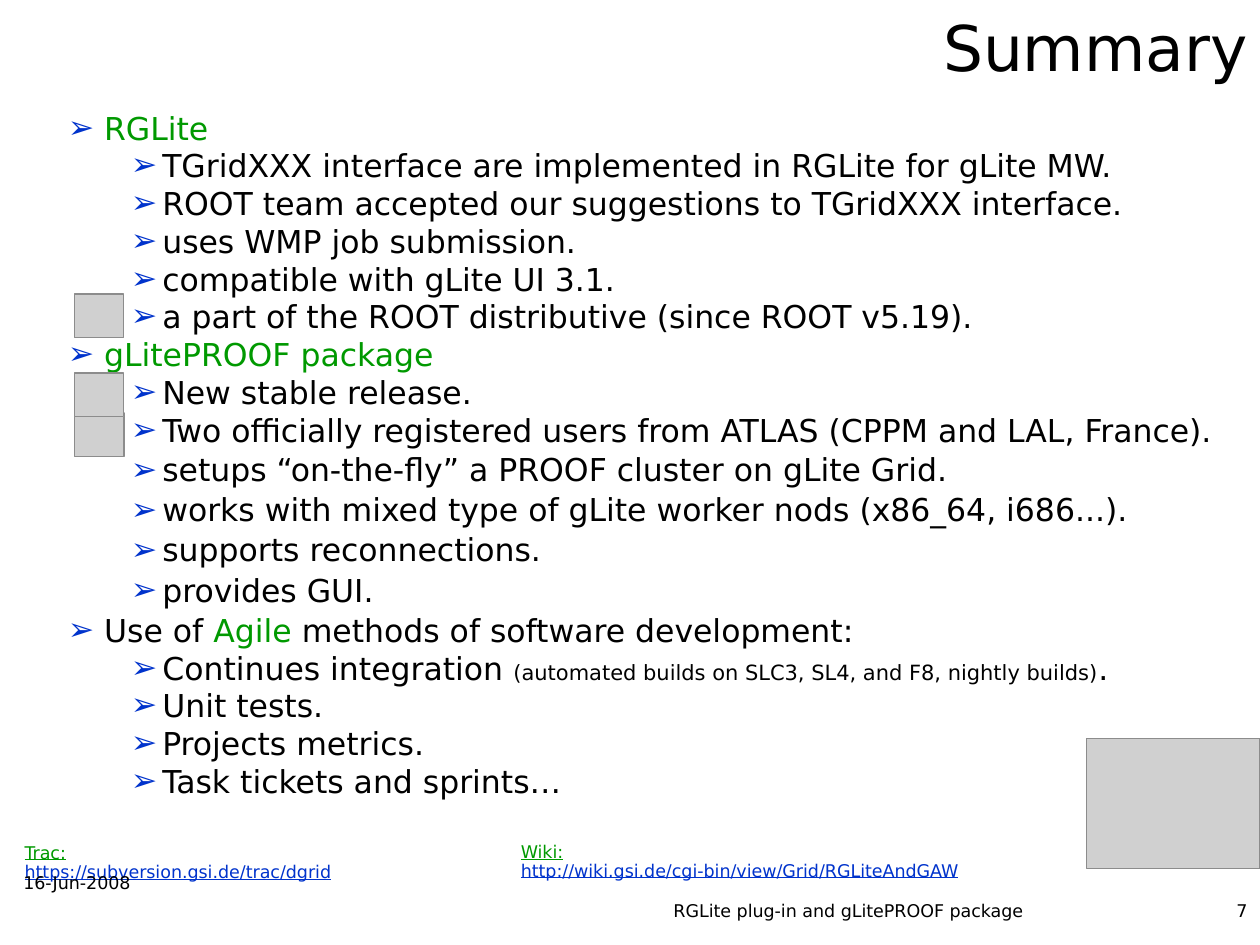
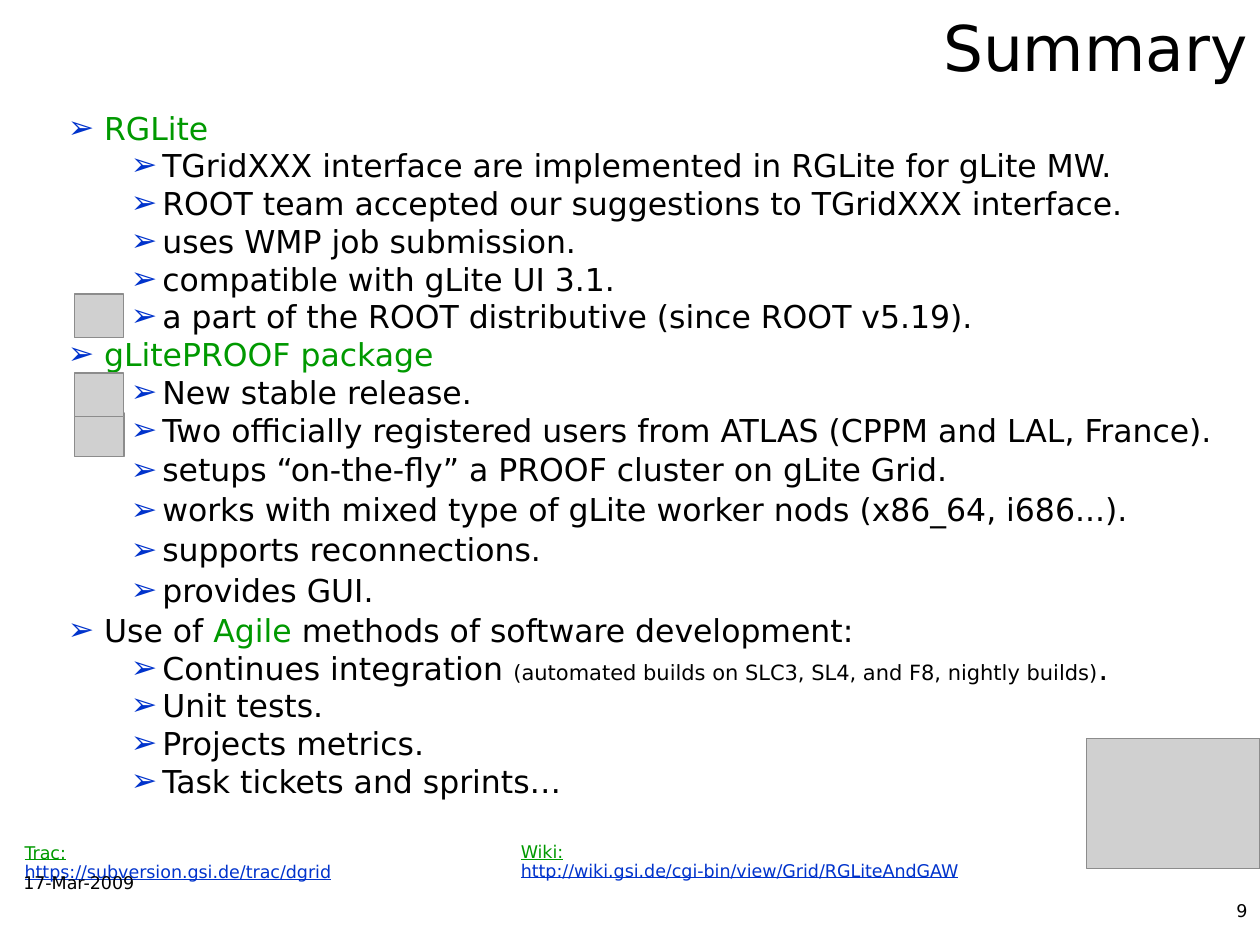
Before and after one commit to AnarManafov/PoDDocumentation, a slide deck: slide 9 of CHEP/CHEP2009/CHEP2009-PoD-AnarManafov.ppt (slide 7 before the commit). Drawn at 1260x945 pixels with LibreOffice and Linux fonts; fonts in the diff are those of the drawing; grey boxes stand for pictures; background and template pictures are left out. Boxes give left, top, right and bottom in pixels: in the first picture for what was removed or moved away, otherwise in the second. Text is boxed around its words. In the diff, an @@ line names an element or a change of style, - is before the commit and + after.

```diff
--- a/CHEP/CHEP2009/CHEP2009-PoD-AnarManafov.ppt
+++ b/CHEP/CHEP2009/CHEP2009-PoD-AnarManafov.ppt
@@ text at box(23, 875, 134, 890): text changed @@
-16-Jun-2008
+17-Mar-2009
@@ text removed at box(673, 903, 1024, 921) @@
-RGLite plug-in and gLitePROOF package
@@ page number at box(1236, 904, 1247, 918): text changed @@
-7
+9
```
Also in this commit, not shown: 3 other slides changed, 5 slides added, 3 slides removed.
